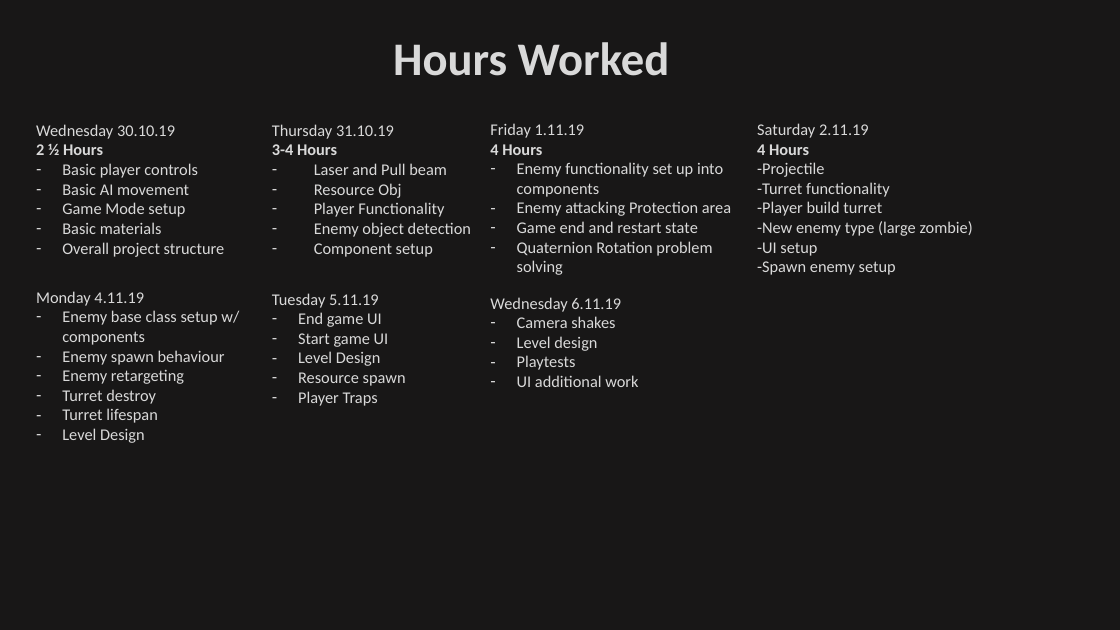
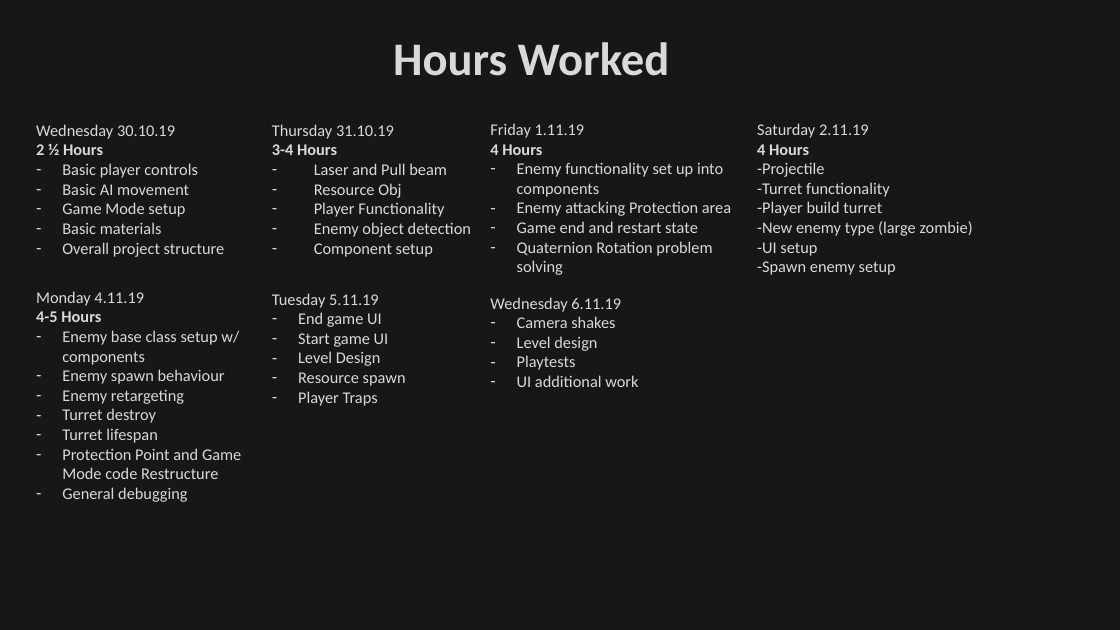
Before and after one commit to jabbawalden/AliensVsZombies, a slide deck: slide 2 of AliensVsZombieDocument.pptx. Drawn at 1120x630 pixels with LibreOffice and Linux fonts; fonts in the diff are those of the drawing. Boxes give left, top, right and bottom in pixels: in the first picture for what was removed or moved away, otherwise in the second. Text is boxed around its words. In the diff, an @@ line names an element or a change of style, - is before the commit and + after.

Commit message:
Doc Update, ProtPoint and GMode restructure

```diff
--- a/AliensVsZombieDocument.pptx
+++ b/AliensVsZombieDocument.pptx
@@ text at (36,311,101,322): paragraph added @@
+4-5 Hours
@@ text at (62,448,241,502): text changed @@
-– Level Design
+– Protection Point and Game Mode code Restructure
+– General debugging
```
Also in this commit, not shown: 6 other files.
